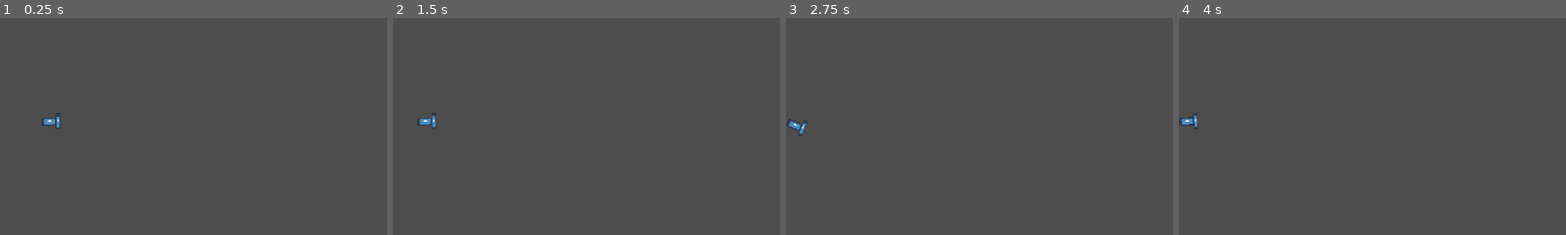
Above: before the commit, frames 1-4 (left to right).
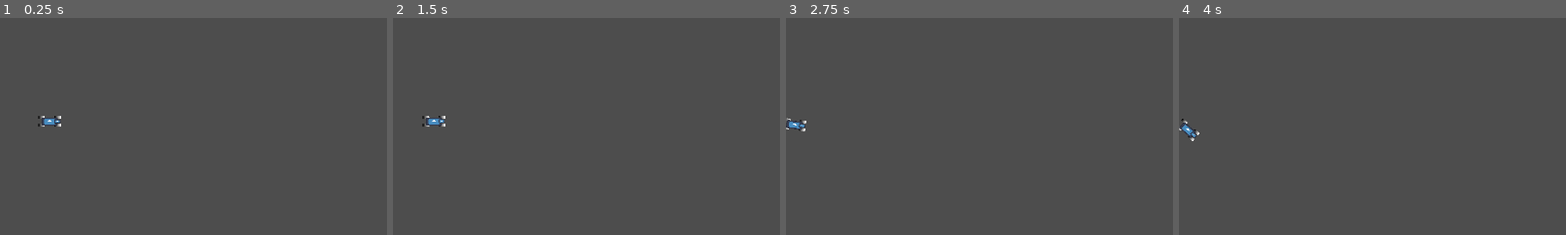
Above: after the commit, the same moments.

Repository: TeddySauyet/AIDriver
Game: Godot game, scene res://src/car/tests/empty_room_test.tscn
The game is run twice, just before and just after one commit, with the same random seed, the same clock (stepped at 60 frames per second) and the same inputs. The project has no main scene, so this scene is started directly. The engine's default icon, where the game draws it, is replaced by a stand-in: a white triangle on a blue panel in a dark square.
Inputs:
- Up to frame 1 (0.25 s): no input
- Up to frame 2 (1.5 s): tap Enter at 0.5 s; hold Space (backup) from 0.53 s (still down); tap A (a) at 0.6 s; tap D (d) at 0.8, 1.35 s
- Up to frame 3 (2.75 s): keep holding Space (backup); tap S (s) at 1.55 s; hold S (s) from 2.03 s (still down); tap W (w) at 2.3 s
- Up to frame 4 (4 s): keep holding Space (backup); release S (s) at 2.78 s; tap W (w) at 2.85 s; tap A (a) at 3.05, 3.6 s; tap Enter at 3.5 s; tap D (d) at 3.8 s
The pictures show only the part of the screen within x 0-50%, y 16-66%; the shares and areas given below are measured in that part.

The runs differ from the first frame. In frame 1, 0.1% of the frame differs, in the area x 9-16%, y 43-51%; in frame 2, 0.2%; in frame 3, 0.1%; in frame 4, 0.3%, in the area x 0-6%, y 43-57%.

Commit message:
Why no turn more than turn amount?

Diff:
--- a/src/car/car.gd
+++ b/src/car/car.gd
@@ -2,18 +2,21 @@
 extends RigidBody2D
 
 @onready var wheel_df : Wheel = %Wheel_DF
-@onready var wheel_dl : Wheel = %Wheel_DR
+@onready var wheel_dr : Wheel = %Wheel_DR
 @onready var wheel_pf : Wheel = %Wheel_PF
 @onready var wheel_pr : Wheel = %Wheel_PR
 
 var driving_force : float = 100
 var braking_force : float = 200
 
-var wasd_turn_angle := 10 * PI/180.0
+var wasd_turn_angle := 20 * PI/180.0
 
 var drag : float = 0.001
 
-@onready var wheels : Array[Wheel] = [wheel_df,wheel_dl,wheel_pf,wheel_pr]
+@onready var wheels : Array[Wheel] = [wheel_df,wheel_dr,wheel_pf,wheel_pr]
+@onready var front_wheels : Array[Wheel] = [wheel_df,wheel_pf]
+@onready var back_wheels : Array[Wheel] = [wheel_dr,wheel_pr]
+
 
 
 func _physics_process(delta):
@@ -25,19 +28,25 @@
 	var vel_for_wheel = linear_velocity.rotated(-transform.x.angle())
 
 	var total_forces = []
-
-	%Wheel_DF.angle = turn * wasd_turn_angle
-	%Wheel_PF.angle = turn * wasd_turn_angle
-
+	var locations = []
 	#print(turn)
 
-	for wheel in wheels:
+	for wheel in front_wheels:
+		wheel.angle = turn * wasd_turn_angle
+		var f := wheel.get_response_force(vel_for_wheel,0.0,braking)
+		f = f.rotated(transform.x.angle())
+		total_forces.push_back(f)
+		locations.push_back(wheel.transform.origin)
+
+	for wheel in back_wheels:
 		var f := wheel.get_response_force(vel_for_wheel,driving,braking)
 		f = f.rotated(transform.x.angle())
 		total_forces.push_back(f)
+		locations.push_back(wheel.transform.origin)
+
 
 	for idx in [0,1,2,3]:
-		apply_force(total_forces[idx],wheels[idx].transform.origin)
+		apply_force(total_forces[idx],locations[idx])
 
 	apply_force(-linear_velocity.normalized()*drag*linear_velocity.length_squared())
 	#apply_torque(10)
--- a/src/car/car.tscn
+++ b/src/car/car.tscn
@@ -36,6 +36,6 @@
 texture = ExtResource("3_x6jew")
 
 [node name="Sprite2D2" type="Sprite2D" parent="."]
-position = Vector2(21, 0)
-scale = Vector2(0.087, 0.32)
+position = Vector2(19, -0.5)
+scale = Vector2(0.125, 0.0703125)
 texture = ExtResource("3_x6jew")
--- a/src/car/wheel.gd
+++ b/src/car/wheel.gd
@@ -25,14 +25,18 @@
 ## current_velocity (v_forward, v_sideways)
 ## applied torque - positive for driving forward
 ## applied braking is > 0
+func _process(delta: float) -> void:
+	$Sprite2D.rotation = angle
+
 func get_response_force(velocity : Vector2,
 			driving_force : float, applied_braking : float) -> Vector2:
 	var orientation := Vector2(1,0).rotated(angle)
 	var transverse_direction := Vector2(1,0).rotated(PI/2+angle)
 	var transverse_force := -velocity.project(transverse_direction)*mass
+	#var transverse_force := orientation*velocity.length() - velocity
 	var drifting : bool = transverse_force.length() > static_friction*mass*gravity
 	var result := Vector2.ZERO
-	print(orientation.angle(),'|',transverse_direction.angle())
+	print(orientation.angle(),'|',transverse_force.angle())
 	if drifting:
 		var friction := -velocity.normalized() * mass*gravity*kinetic_friction
 		var driving := orientation * driving_force
--- a/src/car/wheel.tscn
+++ b/src/car/wheel.tscn
@@ -1,6 +1,17 @@
-[gd_scene load_steps=2 format=3 uid="uid://bl6uktmivykty"]
+[gd_scene load_steps=4 format=3 uid="uid://bl6uktmivykty"]
 
 [ext_resource type="Script" path="res://src/car/wheel.gd" id="1_mbmm8"]
 
+[sub_resource type="Gradient" id="Gradient_b2yit"]
+
+[sub_resource type="GradientTexture1D" id="GradientTexture1D_af65r"]
+gradient = SubResource("Gradient_b2yit")
+width = 16
+
 [node name="Wheel" type="Node2D"]
 script = ExtResource("1_mbmm8")
+
+[node name="Sprite2D" type="Sprite2D" parent="."]
+position = Vector2(0, -0.5)
+scale = Vector2(1, 7)
+texture = SubResource("GradientTexture1D_af65r")
